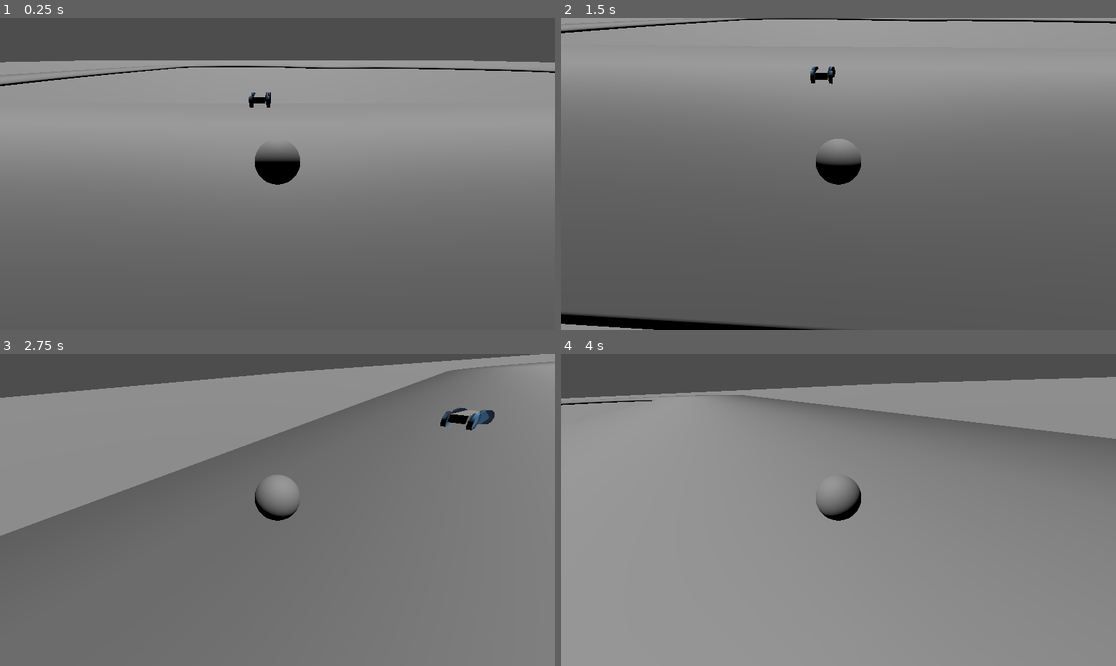
Above: before the commit, frames 1-4 (two rows, left to right).
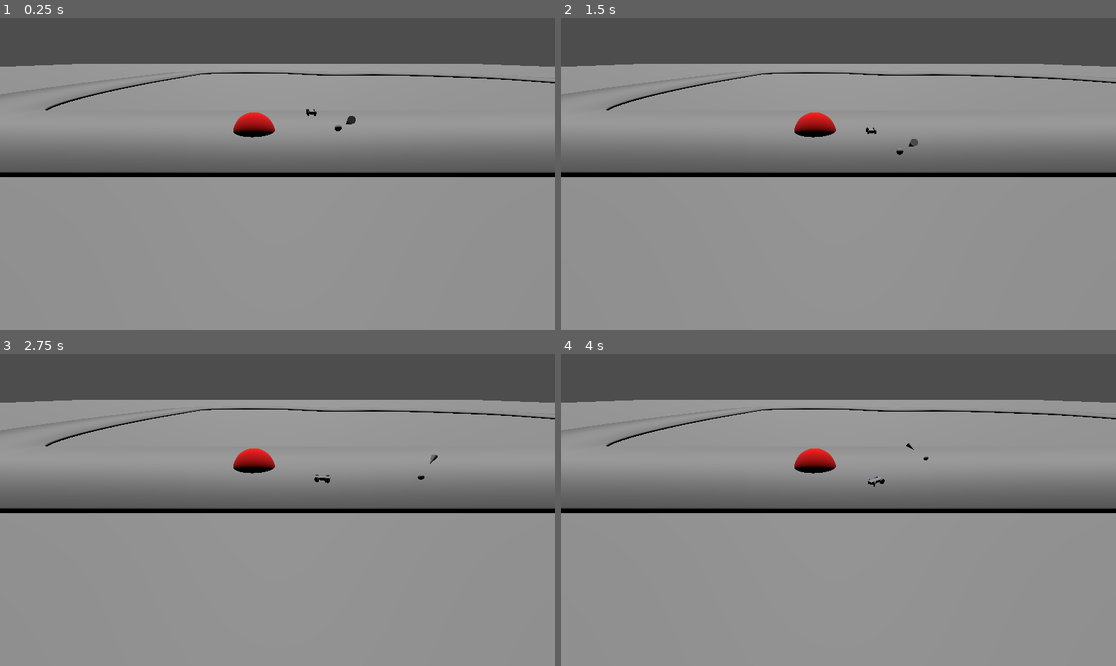
Above: after the commit, the same moments.

Repository: Eefschmeef2310/GDS-2
Game: Godot game, scene res://debug_and_testing/test_track.tscn
The game is run twice, just before and just after one commit, with the same random seed, the same clock (stepped at 60 frames per second) and the same inputs. The project has no main scene, so this scene is started directly. The engine's default icon, where the game draws it, is replaced by a stand-in: a white triangle on a blue panel in a dark square.
Inputs:
- Up to frame 1 (0.25 s): no input
- Up to frame 2 (1.5 s): hold D (Right) 0.53-1.28 s; hold S (Down) from 1.28 s (still down)
- Up to frame 3 (2.75 s): release S (Down) at 2.03 s; hold D (Right) from 2.03 s (still down)
- Up to frame 4 (4 s): release D (Right) at 2.78 s; hold W (Up) 2.78-3.53 s; hold A (Left) from 3.53 s (still down)

The runs differ from the first frame. In frame 1, 57% of the frame differs, in the area x 0-100%, y 13-100%; in frame 2, 73%, in the area x 0-100%, y 0-100%; in frame 3, 60%; in frame 4, 20%.

Commit message:
added track tracker

Diff:
--- a/debug_and_testing/test_track.tscn
+++ b/debug_and_testing/test_track.tscn
@@ -15,6 +15,14 @@
 }
 point_count = 8
 
+[sub_resource type="StandardMaterial3D" id="StandardMaterial3D_hg2qt"]
+albedo_color = Color(1, 0, 0, 1)
+
+[sub_resource type="SphereMesh" id="SphereMesh_6mdfc"]
+material = SubResource("StandardMaterial3D_hg2qt")
+radius = 5.0
+height = 10.0
+
 [node name="TestTrack" type="Node3D"]
 
 [node name="Floor" type="StaticBody3D" parent="."]
@@ -28,14 +36,17 @@
 
 [node name="Kart" parent="." instance=ExtResource("1_tw5a5")]
 transform = Transform3D(1, 0, 0, 0, 1, 0, 0, 0, 1, -7.33467, 6.79969, -73.9125)
-max_steer = 0.8
-engine_power = 300
+
+[node name="TrackTracker" parent="Kart" index="8" node_paths=PackedStringArray("track", "test_ball")]
+track = NodePath("../../Track")
+test_ball = NodePath("../../MeshInstance3D")
 
 [node name="DirectionalLight3D" type="DirectionalLight3D" parent="."]
 transform = Transform3D(0.910438, 0.413645, 0, -0.183636, 0.404187, 0.896053, 0.370648, -0.815801, 0.443947, 0, 0, 0)
 
 [node name="Camera3D" type="Camera3D" parent="."]
-transform = Transform3D(-1, 0, 8.74228e-08, 4.37114e-08, 0.866025, 0.5, -7.57103e-08, 0.5, -0.866025, 0, 16, -14)
+transform = Transform3D(-1, 1.42109e-14, 8.74227e-08, 4.37114e-08, 0.866025, 0.5, -7.57103e-08, 0.5, -0.866025, 0, 16, -119)
+current = true
 
 [node name="Track" type="Path3D" parent="."]
 transform = Transform3D(1, 0, 0, 0, 1, 0, 0, 0, 1, -0.174004, -7.62939e-06, -0.00303841)
@@ -55,3 +66,8 @@
 path_u_distance = 1.0
 path_joined = true
 smooth_faces = true
+
+[node name="MeshInstance3D" type="MeshInstance3D" parent="."]
+mesh = SubResource("SphereMesh_6mdfc")
+
+[editable path="Kart"]
--- a/kart/kart.tscn
+++ b/kart/kart.tscn
@@ -113,8 +113,9 @@
 [node name="CollisionShape3D" type="CollisionShape3D" parent="."]
 shape = SubResource("ConvexPolygonShape3D_iplh1")
 
-[node name="TrackTracker" type="Node" parent="."]
+[node name="TrackTracker" type="Node" parent="." node_paths=PackedStringArray("parent")]
 script = ExtResource("3_6in2l")
+parent = NodePath("..")
 
 [node name="DebugTrail" type="GPUParticles3D" parent="."]
 visible = false
--- a/kart/kart_controller.gd
+++ b/kart/kart_controller.gd
@@ -24,13 +24,13 @@
 	#Onready Variables
 
 	#Other Variables (please try to separate and organise!)
-var look_at
+var look
 
 #endregion
 
 #region Godot methods
 func _ready():
-	look_at = global_position
+	look = global_position
 
 func _physics_process(delta):
 	steering = move_toward(steering, Input.get_axis("Right", "Left") * max_steer, delta * 2.5)
@@ -38,8 +38,8 @@
 
 	camera_pivot.global_position = camera_pivot.global_position.lerp(global_position, delta * 20.0)
 	camera_pivot.transform = camera_pivot.transform.interpolate_with(transform, delta * 5.0)
-	look_at = look_at.lerp(global_position + linear_velocity, delta * 5.0)
-	#camera.look_at(look_at)
+	look = look.lerp(global_position + linear_velocity, delta * 5.0)
+	#camera.look(look)
 
 #endregion
 
--- a/kart/track_tracker.gd
+++ b/kart/track_tracker.gd
@@ -13,6 +13,8 @@
 	#@export_group("Group")
 	#@export_subgroup("Subgroup")
 @export var track : Path3D
+@export var parent : Node3D
+@export var test_ball : MeshInstance3D
 
 	#Onready Variables
 
@@ -22,12 +24,8 @@
 #endregion
 
 #region Godot methods
-func _ready():
-	#Runs when all children have entered the tree
-	pass
-
 func _process(_delta):
-	pass
+	get_closest_point_index()
 #endregion
 
 #region Signal methods
@@ -36,8 +34,17 @@
 
 #region Other methods (please try to separate and organise!)
 func get_closest_point_index():
-	var closest_pos = track.curve.get_baked_points()[0]
-	var closest_index = 0
-	for point in track.curve.get_baked_points():
-		pass
+	var closest_pos : Vector3
+	var closest_index := 0
+	if track:
+		closest_pos = track.curve.get_baked_points()[0]
+		for point in range(track.curve.point_count):
+			if parent.global_position.distance_to(track.curve.get_point_position(point)) < parent.global_position.distance_to(track.curve.get_point_position(closest_index)):
+				closest_pos = track.curve.get_point_position(point)
+				closest_index = point
+	closest_point_index = closest_index
+
+	#For testing purposes, you can attach a mesh instance and have it show the current closest point
+	if test_ball:
+		test_ball.global_position = closest_pos
 #endregion
Not shown: 1 places in debug_and_testing/test_track.tscn that only renumber resources
